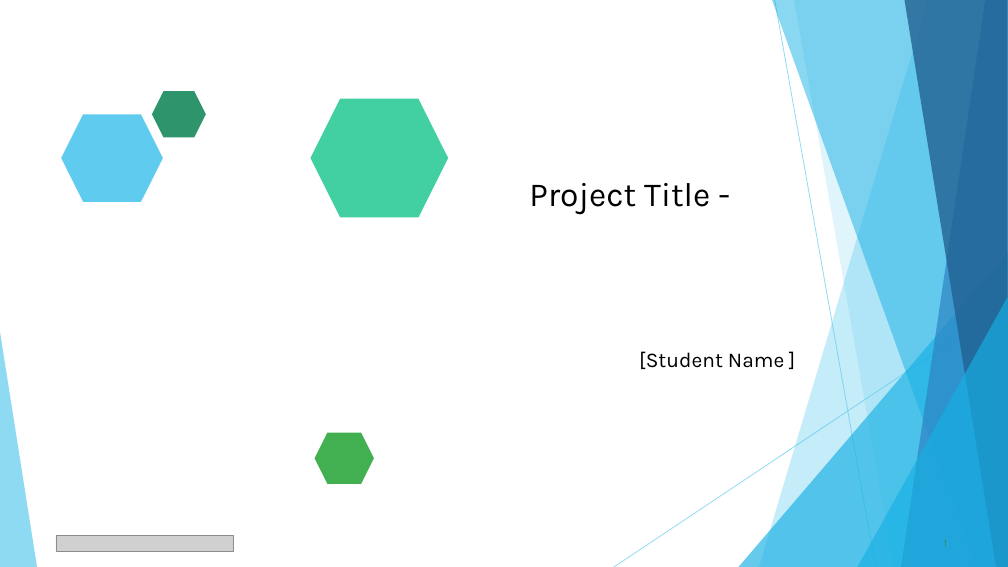
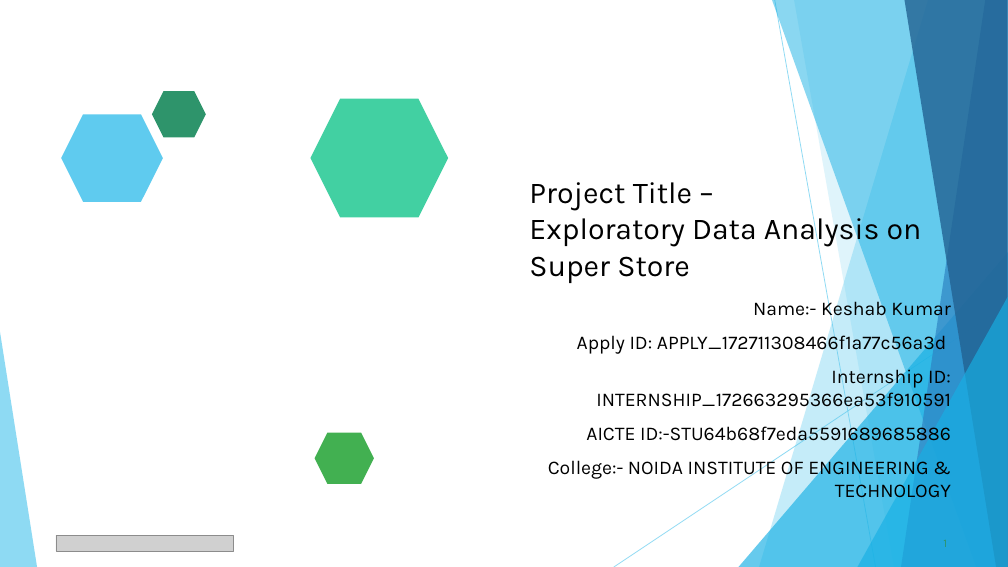
Before and after one commit to Keshabkjha/AICTE_VOISE_Internship, a slide deck: slide 1 of Mini Projects/DIY Project ppt template.pptx. Drawn at 1008x567 pixels with LibreOffice and Linux fonts; fonts in the diff are those of the drawing; grey boxes stand for pictures. Boxes give left, top, right and bottom in pixels: in the first picture for what was removed or moved away, otherwise in the second. Text is boxed around its words. In the diff, an @@ line names an element or a change of style, - is before the commit and + after.

```diff
--- a/Mini Projects/DIY Project ppt template.pptx
+++ b/Mini Projects/DIY Project ppt template.pptx
@@ title at [529, 182, 922, 283]: text changed; size 32 to 28.8 pt @@
-Project Title -
+Project Title –
+Exploratory Data Analysis on Super Store
@@ text at [548, 298, 951, 503]: text changed; size 20 to 18.5 pt @@
-[Student Name ]
+Name:- Keshab Kumar
+Apply ID: APPLY_172711308466f1a77c56a3d
+Internship ID: INTERNSHIP_172663295366ea53f910591
+AICTE ID:-STU64b68f7eda5591689685886
+College:- NOIDA INSTITUTE OF ENGINEERING & TECHNOLOGY
```
Also in this commit, not shown: 5 other slides changed, 4 slides added, 1 slide removed, 1 other file.
